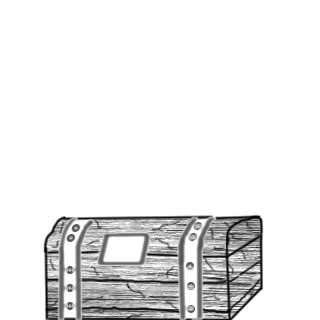
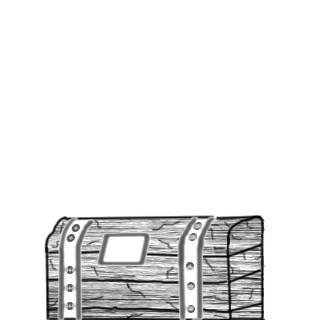
Comparing the layer stacks of the two 320x320 images. Changes:
removed layer "Camada 4" from group "Agrupar 2" over [43, 215, 264, 320]
added layer "Camada 12" in group "Agrupar 2" over [44, 215, 265, 320]
added layer "Camada 13" in group "Agrupar 2" over [98, 236, 148, 265]
painted on "Camada 11" over [44, 216, 265, 320]
